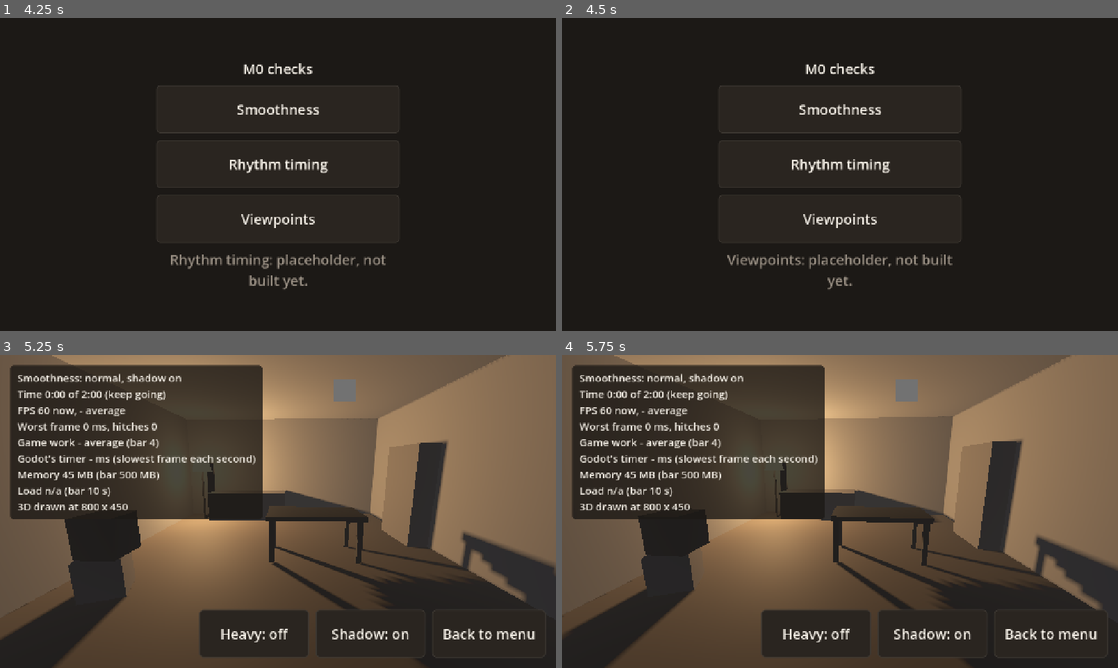
Above: before the commit, frames 1-4 (two rows, left to right).
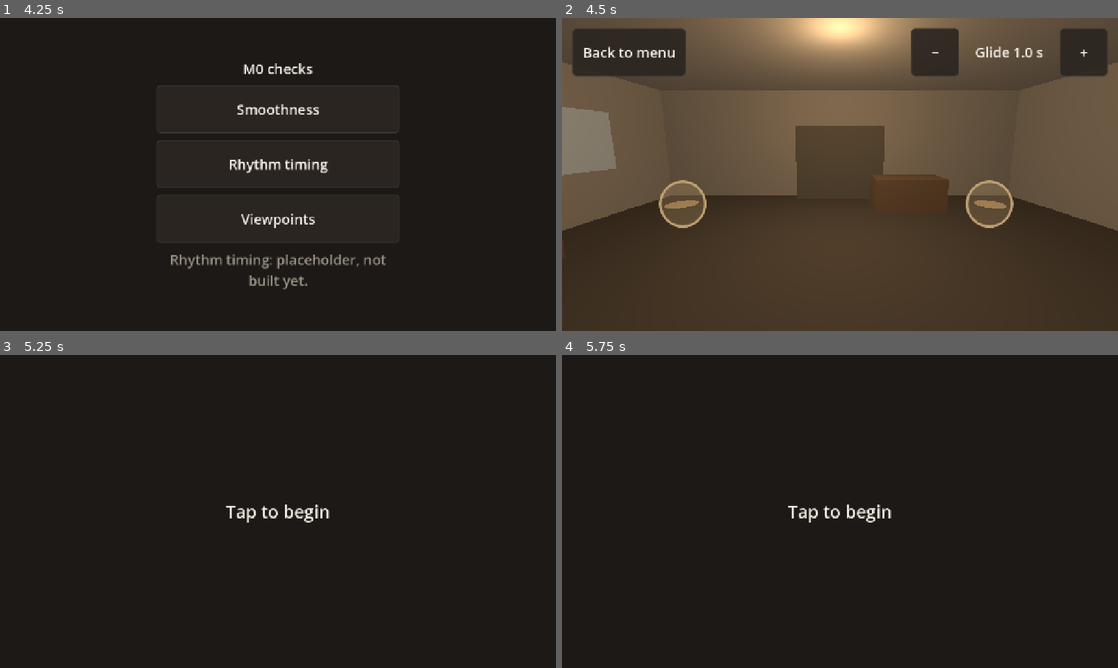
Above: after the commit, the same moments.

Repository: dsickles/Threshold
Game: Godot game, scene res://scenes/ui/m0_menu.tscn
Two runs of this game, one before a commit and one after it. Both use one fixed random seed, a clock stepped at 60 frames per second and the inputs below.
Inputs:
- Up to frame 1 (4.25 s): click "Tap to begin" at 0.5 s; click "Smoothness" at 1.25 s; click "Back to menu" at 2 s; click "Tap to begin" at 2.75 s; click "Rhythm timing" at 3.5 s
- Up to frame 2 (4.5 s): click "Viewpoints" at 4.25 s
- Up to frame 3 (5.25 s): click "Smoothness" (after the commit: "Back to menu") at 5 s
- Up to frame 4 (5.75 s): no input

Frame 1 is identical in both runs. In frame 2, 92% of the frame differs, in the area x 0-100%, y 0-100%; in frame 3, 71%; in frame 4, 71%.

Commit message:
DAS-69: viewpoint feel check (gray-box room, tap rings, glide control)
Moved from the local Threshold-das-69 worktree, rebased onto current main
so the menu keeps the Smoothness wiring from DAS-67.

Co-Authored-By: Claude Opus 5.5 (1M context) <noreply@anthropic.com>
Claude-Session: https://claude.ai/code/session_01UAkB73u8qYuUAeMKa7yUMB

Diff:
--- /dev/null
+++ b/game/scenes/m0_checks/viewpoints_check.gd
@@ -0,0 +1,244 @@
+extends Node3D
+## M0 check 3 (DAS-69): a gray-box room with four viewpoints. Tap a ring to
+## glide the camera there. On-screen buttons change the glide duration so Dan
+## can pick the one that feels right. Throwaway M0 scaffolding, not the House.
+
+const MENU_SCENE := "res://scenes/ui/m0_menu.tscn"
+const ACCENT := Color(0.769, 0.647, 0.455)
+
+const ROOM_SIZE := Vector3(10.0, 3.0, 7.0)
+const EYE_HEIGHT := 1.6
+
+# Where each viewpoint stands and what it looks at.
+const VIEWPOINTS: Array[Dictionary] = [
+	{"stand": Vector3(0.0, 0.0, 3.0), "look_at": Vector3(0.0, 1.0, -1.0)},  # Doorway
+	{"stand": Vector3(-4.0, 0.0, -2.5), "look_at": Vector3(0.0, 1.0, 2.0)},  # Window
+	{"stand": Vector3(3.8, 0.0, -2.5), "look_at": Vector3(-1.0, 1.0, 1.0)},  # Table
+	{"stand": Vector3(-3.8, 0.0, 2.3), "look_at": Vector3(2.0, 1.0, -1.5)},  # Armchair
+]
+
+# Gray-box furniture: [centre, size, colour].
+const PROPS: Array[Array] = [
+	[Vector3(1.6, 0.375, -2.3), Vector3(1.6, 0.75, 0.9), Color(0.45, 0.36, 0.28)],  # Table
+	[Vector3(-4.3, 0.45, 0.6), Vector3(1.0, 0.9, 1.0), Color(0.42, 0.3, 0.3)],  # Armchair
+	[Vector3(0.0, 1.0, -3.3), Vector3(2.4, 2.0, 0.4), Color(0.4, 0.38, 0.34)],  # Shelf
+	[Vector3(4.7, 0.5, 2.2), Vector3(0.6, 1.0, 1.4), Color(0.38, 0.36, 0.33)],  # Cabinet
+	[Vector3(-4.95, 1.6, -1.0), Vector3(0.05, 1.2, 1.8), Color(0.75, 0.8, 0.85)],  # Window
+	[Vector3(0.0, 1.05, 3.45), Vector3(1.2, 2.1, 0.05), Color(0.3, 0.24, 0.18)],  # Door
+]
+
+const GLIDE_MIN := 0.2
+const GLIDE_MAX := 3.0
+const GLIDE_STEP := 0.2
+const RING_SIZE := 110.0
+
+var _glide_seconds := 1.0
+var _current := 0
+var _camera: Camera3D
+var _tween: Tween
+var _rings: Array[Button] = []
+var _glide_label: Label
+
+
+func _ready() -> void:
+	_build_room()
+	_camera = Camera3D.new()
+	_camera.fov = 70.0
+	add_child(_camera)
+	_camera.global_transform = _viewpoint_transform(_current)
+	_build_ui()
+
+
+func _process(_delta: float) -> void:
+	# Keep the view about as wide on a tall phone as on a laptop.
+	var size := get_viewport().get_visible_rect().size
+	_camera.keep_aspect = Camera3D.KEEP_WIDTH if size.y > size.x else Camera3D.KEEP_HEIGHT
+	_place_rings()
+
+
+func _viewpoint_transform(index: int) -> Transform3D:
+	var vp: Dictionary = VIEWPOINTS[index]
+	var eye: Vector3 = vp.stand + Vector3.UP * EYE_HEIGHT
+	return Transform3D.IDENTITY.translated(eye).looking_at(vp.look_at, Vector3.UP)
+
+
+func _go_to(index: int) -> void:
+	if index == _current:
+		return
+	_current = index
+	if _tween:
+		_tween.kill()
+	var from := _camera.global_transform
+	var to := _viewpoint_transform(index)
+	_tween = create_tween().set_trans(Tween.TRANS_SINE).set_ease(Tween.EASE_IN_OUT)
+	_tween.tween_method(_apply_glide.bind(from, to), 0.0, 1.0, _glide_seconds)
+
+
+func _apply_glide(t: float, from: Transform3D, to: Transform3D) -> void:
+	_camera.global_transform = from.interpolate_with(to, t)
+
+
+# Each viewpoint gets a ring on the floor in the 3D room and a tappable button
+# drawn over it, so the target stays at least 44px however far away it is.
+func _place_rings() -> void:
+	var screen := get_viewport().get_visible_rect()
+	for i in _rings.size():
+		var ring := _rings[i]
+		var floor_point: Vector3 = VIEWPOINTS[i].stand + Vector3.UP * 0.02
+		var in_front := i != _current and not _camera.is_position_behind(floor_point)
+		var point := _camera.unproject_position(floor_point)
+		ring.visible = in_front and screen.grow(RING_SIZE).has_point(point)
+		ring.position = point - ring.size / 2.0
+
+
+func _set_glide(seconds: float) -> void:
+	_glide_seconds = clampf(snappedf(seconds, GLIDE_STEP), GLIDE_MIN, GLIDE_MAX)
+	_glide_label.text = "Glide %.1f s" % _glide_seconds
+
+
+func _build_room() -> void:
+	var env := Environment.new()
+	env.background_mode = Environment.BG_COLOR
+	env.background_color = Color(0.11, 0.098, 0.086)
+	env.ambient_light_source = Environment.AMBIENT_SOURCE_COLOR
+	env.ambient_light_color = Color(0.55, 0.5, 0.45)
+	env.ambient_light_energy = 0.6
+	var world_env := WorldEnvironment.new()
+	world_env.environment = env
+	add_child(world_env)
+
+	var lamp := OmniLight3D.new()
+	lamp.position = Vector3(0.0, 2.6, 0.0)
+	lamp.light_color = Color(1.0, 0.85, 0.65)
+	lamp.light_energy = 1.6
+	lamp.omni_range = 12.0
+	add_child(lamp)
+
+	var half := ROOM_SIZE / 2.0
+	var wall := Color(0.62, 0.59, 0.55)
+	_add_box(Vector3(0.0, -0.05, 0.0), Vector3(ROOM_SIZE.x, 0.1, ROOM_SIZE.z), Color(0.33, 0.3, 0.27))
+	_add_box(Vector3(0.0, ROOM_SIZE.y + 0.05, 0.0), Vector3(ROOM_SIZE.x, 0.1, ROOM_SIZE.z), wall)
+	_add_box(Vector3(0.0, half.y, -half.z - 0.05), Vector3(ROOM_SIZE.x, ROOM_SIZE.y, 0.1), wall)
+	_add_box(Vector3(0.0, half.y, half.z + 0.05), Vector3(ROOM_SIZE.x, ROOM_SIZE.y, 0.1), wall)
+	_add_box(Vector3(-half.x - 0.05, half.y, 0.0), Vector3(0.1, ROOM_SIZE.y, ROOM_SIZE.z), wall)
+	_add_box(Vector3(half.x + 0.05, half.y, 0.0), Vector3(0.1, ROOM_SIZE.y, ROOM_SIZE.z), wall)
+	for prop in PROPS:
+		_add_box(prop[0], prop[1], prop[2])
+
+	for vp in VIEWPOINTS:
+		var disc := CylinderMesh.new()
+		disc.top_radius = 0.35
+		disc.bottom_radius = 0.35
+		disc.height = 0.02
+		var mat := StandardMaterial3D.new()
+		mat.albedo_color = ACCENT
+		mat.emission_enabled = true
+		mat.emission = ACCENT
+		mat.emission_energy_multiplier = 0.4
+		disc.material = mat
+		var mesh := MeshInstance3D.new()
+		mesh.mesh = disc
+		mesh.position = vp.stand + Vector3.UP * 0.01
+		add_child(mesh)
+
+
+func _add_box(centre: Vector3, size: Vector3, colour: Color) -> void:
+	var box := BoxMesh.new()
+	box.size = size
+	var mat := StandardMaterial3D.new()
+	mat.albedo_color = colour
+	box.material = mat
+	var mesh := MeshInstance3D.new()
+	mesh.mesh = box
+	mesh.position = centre
+	add_child(mesh)
+
+
+func _build_ui() -> void:
+	var layer := CanvasLayer.new()
+	add_child(layer)
+	var root := Control.new()
+	root.set_anchors_preset(Control.PRESET_FULL_RECT)
+	root.mouse_filter = Control.MOUSE_FILTER_IGNORE
+	root.theme = _make_theme()
+	layer.add_child(root)
+
+	var ring_style := StyleBoxFlat.new()
+	ring_style.bg_color = Color(ACCENT, 0.25)
+	ring_style.border_color = Color(ACCENT, 0.95)
+	ring_style.set_border_width_all(6)
+	ring_style.set_corner_radius_all(int(RING_SIZE / 2.0))
+	var ring_pressed := ring_style.duplicate() as StyleBoxFlat
+	ring_pressed.bg_color = Color(ACCENT, 0.6)
+	for i in VIEWPOINTS.size():
+		var ring := Button.new()
+		ring.custom_minimum_size = Vector2(RING_SIZE, RING_SIZE)
+		ring.size = ring.custom_minimum_size
+		for state in ["normal", "hover"]:
+			ring.add_theme_stylebox_override(state, ring_style)
+		ring.add_theme_stylebox_override("focus", StyleBoxEmpty.new())
+		for state in ["pressed", "hover_pressed"]:
+			ring.add_theme_stylebox_override(state, ring_pressed)
+		ring.pressed.connect(_go_to.bind(i))
+		root.add_child(ring)
+		_rings.append(ring)
+
+	var back := Button.new()
+	back.text = "Back to menu"
+	back.custom_minimum_size = Vector2(0, 110)
+	back.position = Vector2(24, 24)
+	back.pressed.connect(get_tree().change_scene_to_file.bind(MENU_SCENE))
+	root.add_child(back)
+
+	var bar := HBoxContainer.new()
+	bar.add_theme_constant_override("separation", 16)
+	root.add_child(bar)
+	var shorter := Button.new()
+	shorter.text = "−"
+	shorter.custom_minimum_size = Vector2(110, 110)
+	shorter.pressed.connect(func() -> void: _set_glide(_glide_seconds - GLIDE_STEP))
+	bar.add_child(shorter)
+	_glide_label = Label.new()
+	_glide_label.custom_minimum_size = Vector2(200, 110)
+	_glide_label.horizontal_alignment = HORIZONTAL_ALIGNMENT_CENTER
+	_glide_label.vertical_alignment = VERTICAL_ALIGNMENT_CENTER
+	bar.add_child(_glide_label)
+	var longer := Button.new()
+	longer.text = "+"
+	longer.custom_minimum_size = Vector2(110, 110)
+	longer.pressed.connect(func() -> void: _set_glide(_glide_seconds + GLIDE_STEP))
+	bar.add_child(longer)
+	_set_glide(_glide_seconds)
+	bar.set_anchors_and_offsets_preset(Control.PRESET_TOP_RIGHT, Control.PRESET_MODE_MINSIZE, 24)
+
+
+# Same look as the M0 menu.
+func _make_theme() -> Theme:
+	var normal := StyleBoxFlat.new()
+	normal.bg_color = Color(0.165, 0.145, 0.125, 0.9)
+	normal.border_color = Color(0.239, 0.22, 0.196)
+	normal.set_border_width_all(2)
+	normal.set_corner_radius_all(8)
+	normal.set_content_margin_all(16)
+	normal.content_margin_left = 24
+	normal.content_margin_right = 24
+	var pressed := normal.duplicate() as StyleBoxFlat
+	pressed.bg_color = Color(0.239, 0.22, 0.196)
+	pressed.border_color = ACCENT
+	var text := Color(0.957, 0.937, 0.902)
+	var theme := Theme.new()
+	theme.default_font_size = 32
+	var focus := StyleBoxFlat.new()
+	focus.draw_center = false
+	focus.border_color = ACCENT
+	focus.set_border_width_all(2)
+	focus.set_corner_radius_all(8)
+	theme.set_stylebox("focus", "Button", focus)
+	for state in ["normal", "hover"]:
+		theme.set_stylebox(state, "Button", normal)
+	for state in ["pressed", "hover_pressed"]:
+		theme.set_stylebox(state, "Button", pressed)
+	for colour in ["font_color", "font_hover_color", "font_pressed_color", "font_focus_color", "font_hover_pressed_color"]:
+		theme.set_color(colour, "Button", text)
+	theme.set_color("font_color", "Label", text)
+	return theme
--- /dev/null
+++ b/game/scenes/m0_checks/viewpoints_check.tscn
@@ -0,0 +1,6 @@
+[gd_scene load_steps=2 format=3]
+
+[ext_resource type="Script" path="res://scenes/m0_checks/viewpoints_check.gd" id="1_script"]
+
+[node name="ViewpointsCheck" type="Node3D"]
+script = ExtResource("1_script")
--- a/game/scenes/ui/m0_menu.gd
+++ b/game/scenes/ui/m0_menu.gd
@@ -4,6 +4,7 @@
 ## DAS-67 (Smoothness), DAS-68 (Rhythm timing) and DAS-69 (Viewpoints).
 
 const SMOOTHNESS_SCENE := "res://scenes/m0_checks/smoothness/smoothness_check.tscn"
+const VIEWPOINTS_SCENE := "res://scenes/m0_checks/viewpoints_check.tscn"
 
 @onready var _begin_button: Button = %BeginButton
 @onready var _menu: Control = %Menu
@@ -14,8 +15,8 @@
 	_menu.hide()
 	_begin_button.pressed.connect(_on_begin_pressed)
 	%SmoothnessButton.pressed.connect(get_tree().change_scene_to_file.bind(SMOOTHNESS_SCENE))
-	for button: Button in [%RhythmButton, %ViewpointsButton]:
-		button.pressed.connect(_on_check_pressed.bind(button.text))
+	%ViewpointsButton.pressed.connect(get_tree().change_scene_to_file.bind(VIEWPOINTS_SCENE))
+	%RhythmButton.pressed.connect(_on_check_pressed.bind(%RhythmButton.text))
 
 
 # Browsers play no sound until the first tap, so everything starts from here.
Not shown, added: game/scenes/m0_checks/viewpoints_check.gd.uid
